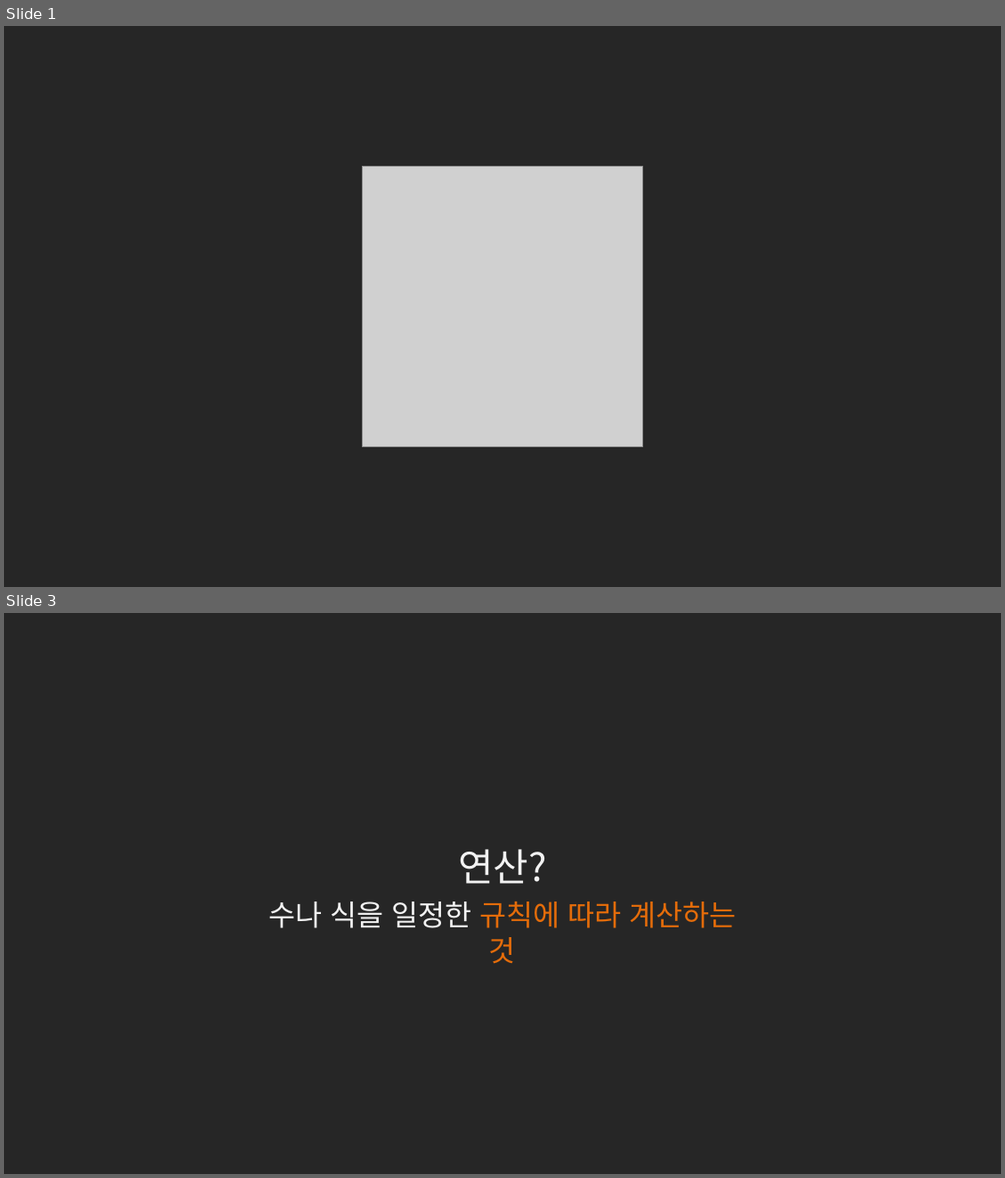
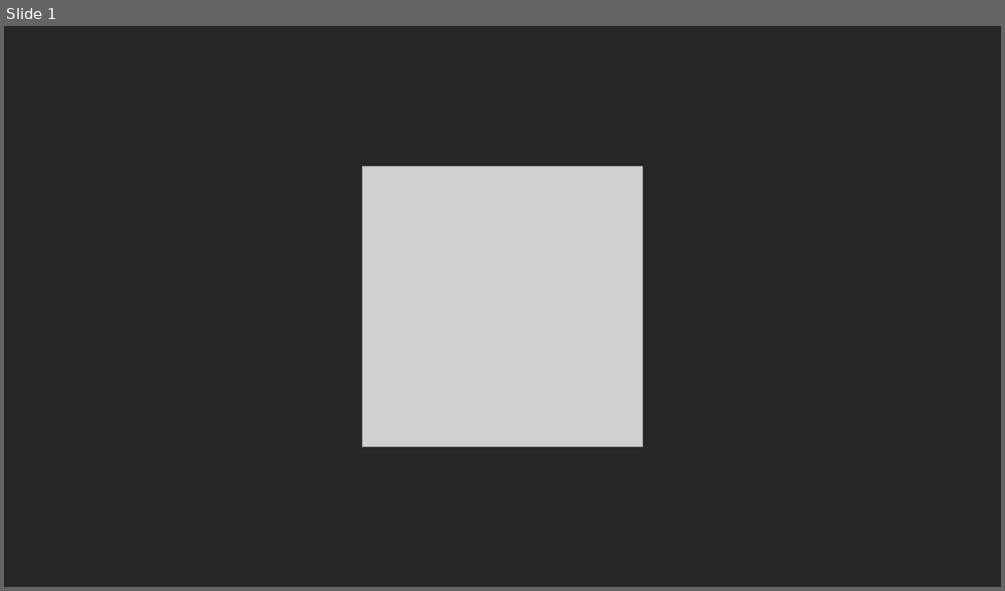
Before and after one commit to kwonkijun/python, a slide deck: 파이썬기초(PPT)/NEW_2021버전/파이썬 기초 7강_리스트.pptx. Shown one above the other, each under a label of ours: slides 1 and 3 before the commit, slide 1 after it; the slides between them are not shown. The pictures are 1005x1178 and 1005x591 pixels, drawn with LibreOffice and Linux fonts; fonts in the diff are those of the drawing; grey boxes stand for pictures. Boxes give left, top, right and bottom in pixels: in the first picture for what was removed or moved away, otherwise in the second. Text is boxed around its words. In the diff, an @@ line names an element or a change of style, - is before the commit and + after.

```diff
--- a/파이썬기초(PPT)/NEW_2021버전/파이썬 기초 7강_리스트.pptx
+++ b/파이썬기초(PPT)/NEW_2021버전/파이썬 기초 7강_리스트.pptx
@@ slide 3 removed at (4, 613, 1001, 1174), background #262626 @@
@@ text removed at (458, 849, 547, 884) @@
-연산?
@@ text removed at (268, 901, 736, 928) @@
-수나 식을 일정한 규칙에 따라 계산하는 것
```
Also in this commit, not shown: 20 slides added, 15 other slides removed, 4 other files.
